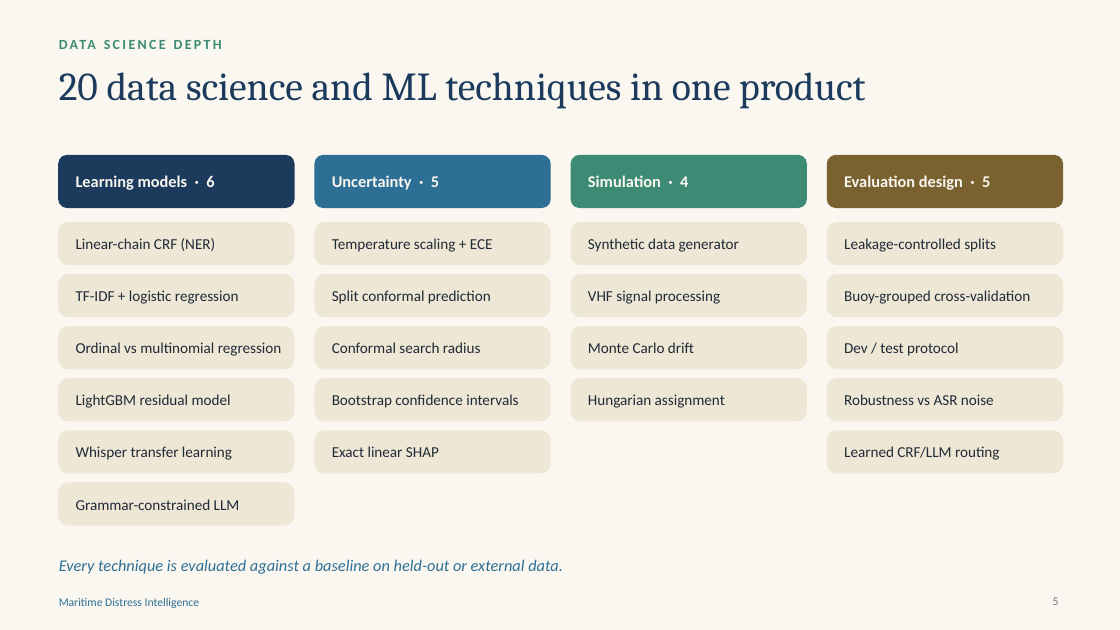
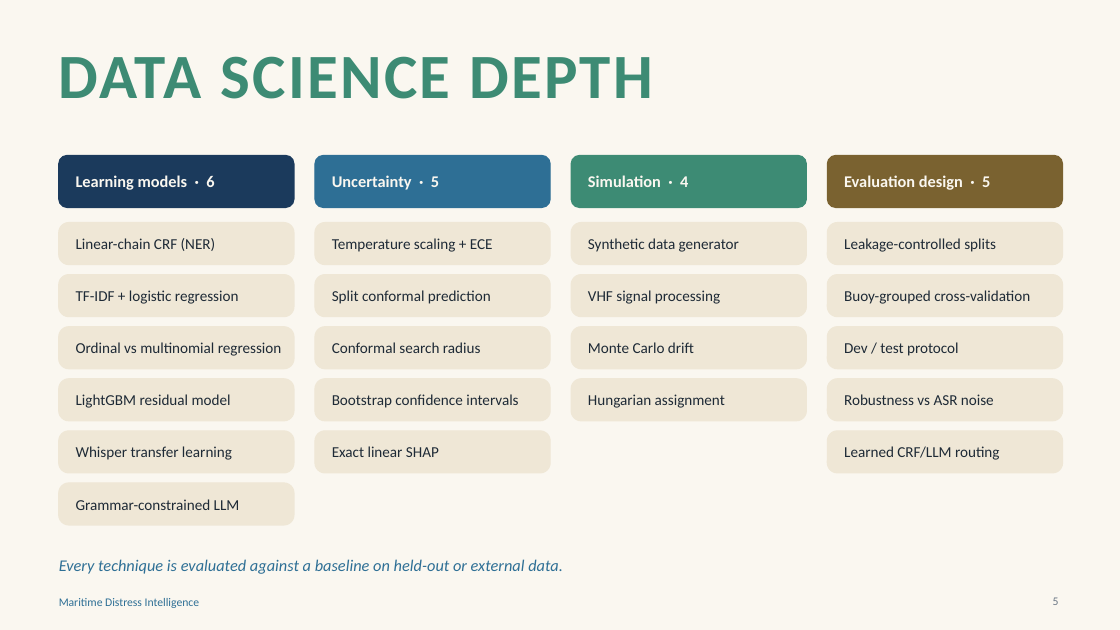
Before and after one commit to SaaraahBharat/Maritime-Project, a slide deck: slide 5 of presentation/Maritime_Distress_Intelligence.pptx. Drawn at 1120x630 pixels with LibreOffice and Linux fonts; fonts in the diff are those of the drawing. Boxes give left, top, right and bottom in pixels: in the first picture for what was removed or moved away, otherwise in the second. Text is boxed around its words. In the diff, an @@ line names an element or a change of style, - is before the commit and + after.

```diff
--- a/presentation/Maritime_Distress_Intelligence.pptx
+++ b/presentation/Maritime_Distress_Intelligence.pptx
@@ text "DATA SCIENCE DEPTH" at [59,56,653,99]: size 12 to 54 pt; more space between paragraphs @@
@@ title removed at [59,72,865,109] @@
-20 data science and ML techniques in one product
```
Also in this commit, not shown: 11 other slides changed, 15 other files.
